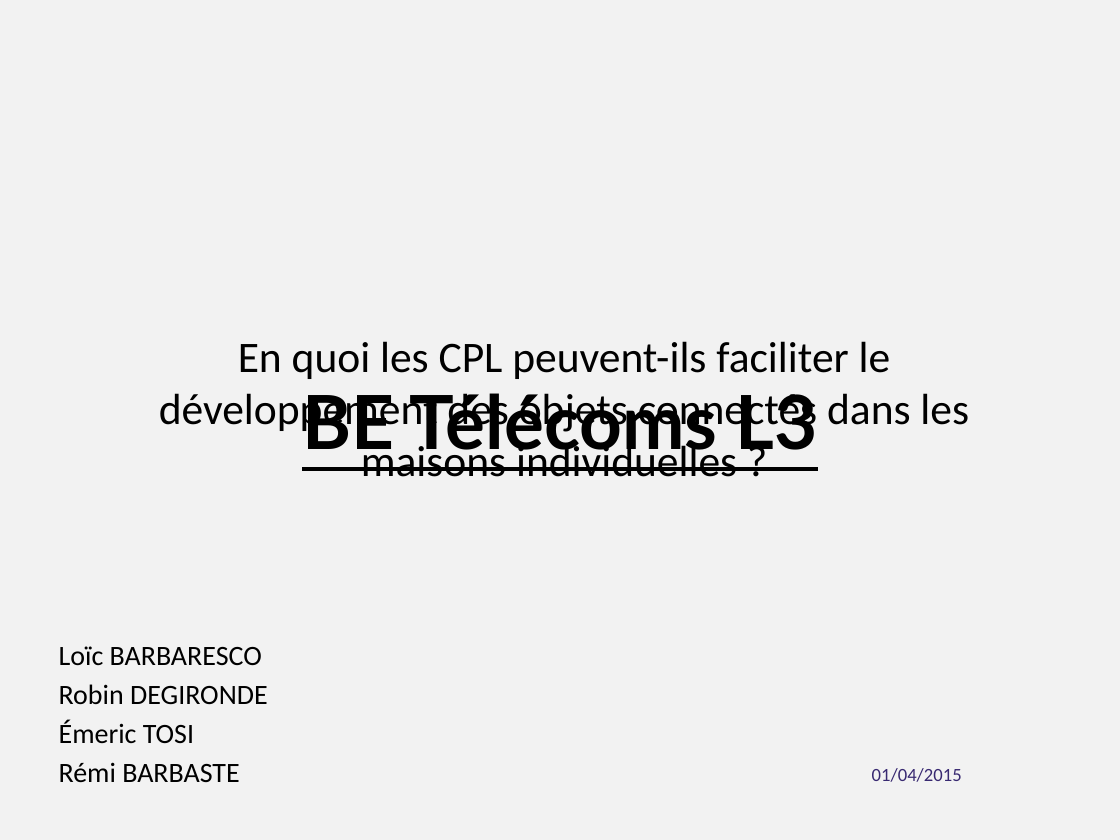
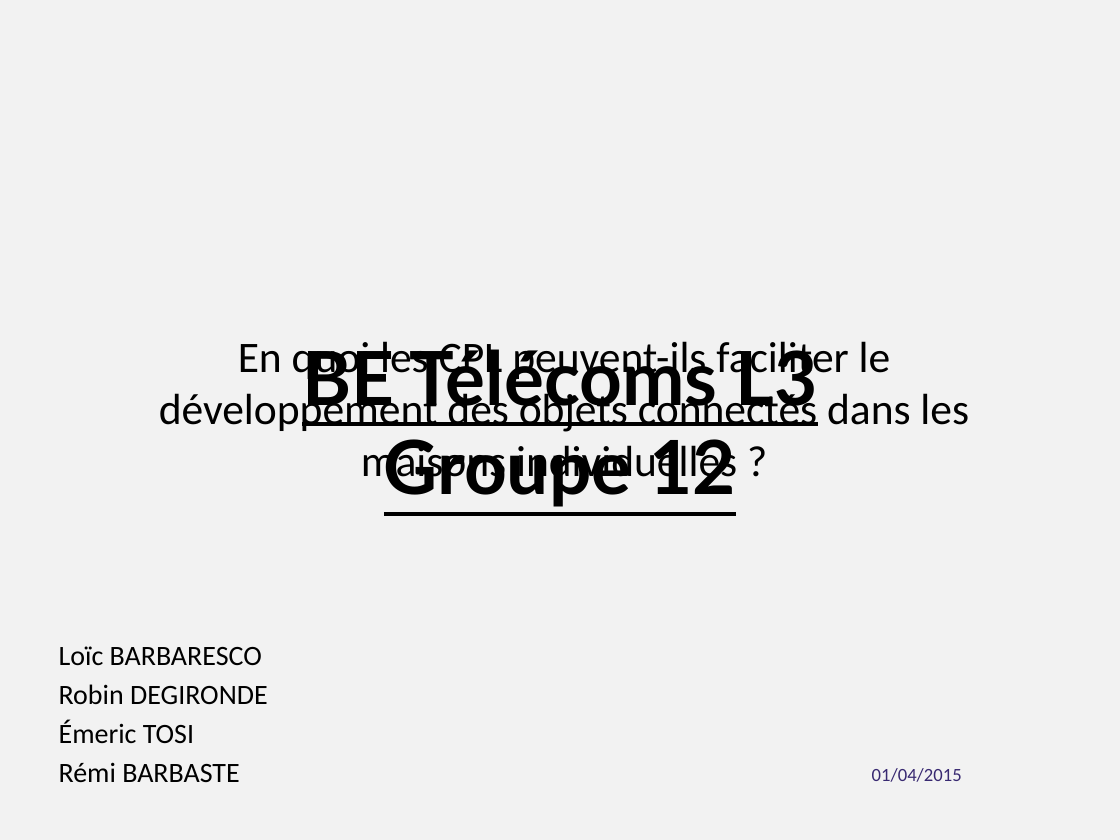
Before and after one commit to emeric254/BETelecomsCPL2014, a slide deck: slide 1 of diapo/CPL.pptx. Drawn at 1120x840 pixels with LibreOffice and Linux fonts; fonts in the diff are those of the drawing; background and template pictures are left out. Boxes give left, top, right and bottom in pixels: in the first picture for what was removed or moved away, otherwise in the second. Text is boxed around its words. In the diff, an @@ line names an element or a change of style, - is before the commit and + after.

```diff
--- a/diapo/CPL.pptx
+++ b/diapo/CPL.pptx
@@ title at [302, 340, 818, 507]: text changed @@
-BE Télécoms L3
+BE Télécoms L3
+Groupe 12
```
Also in this commit, not shown: 2 other slides changed, 41 other files.
